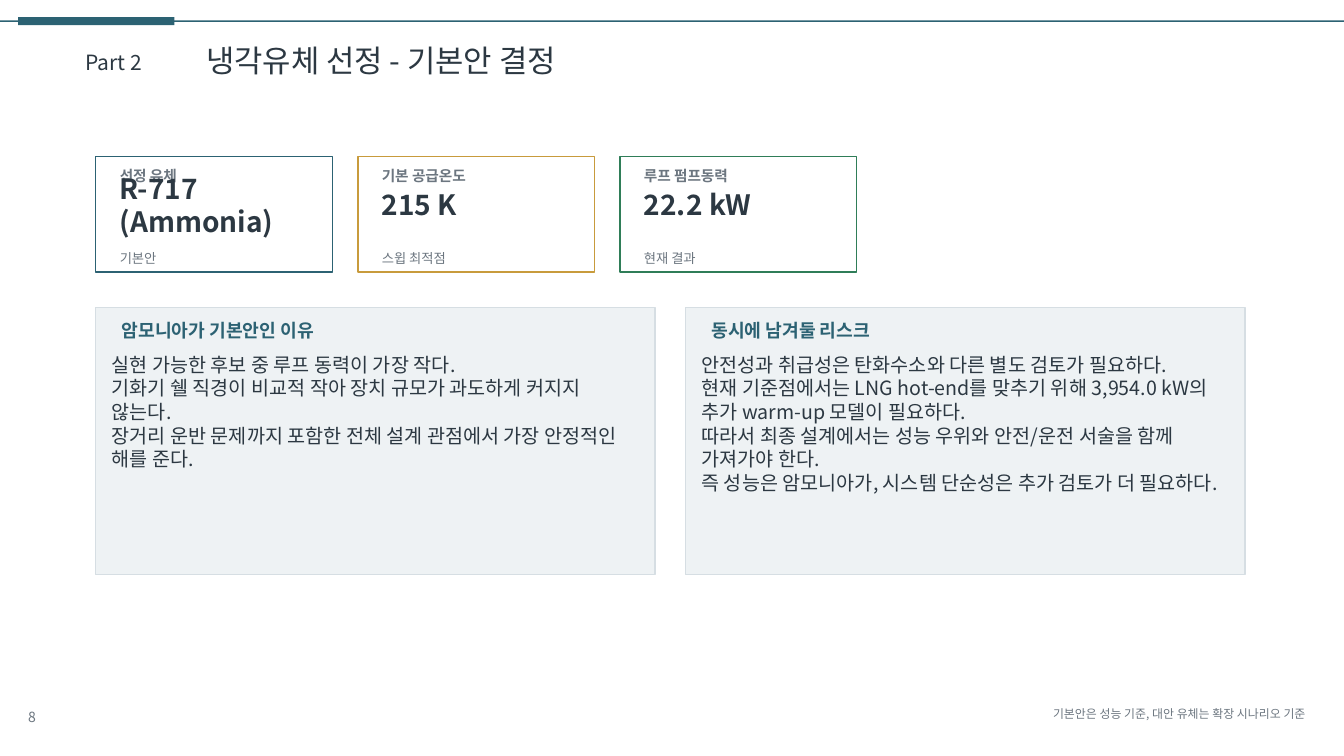
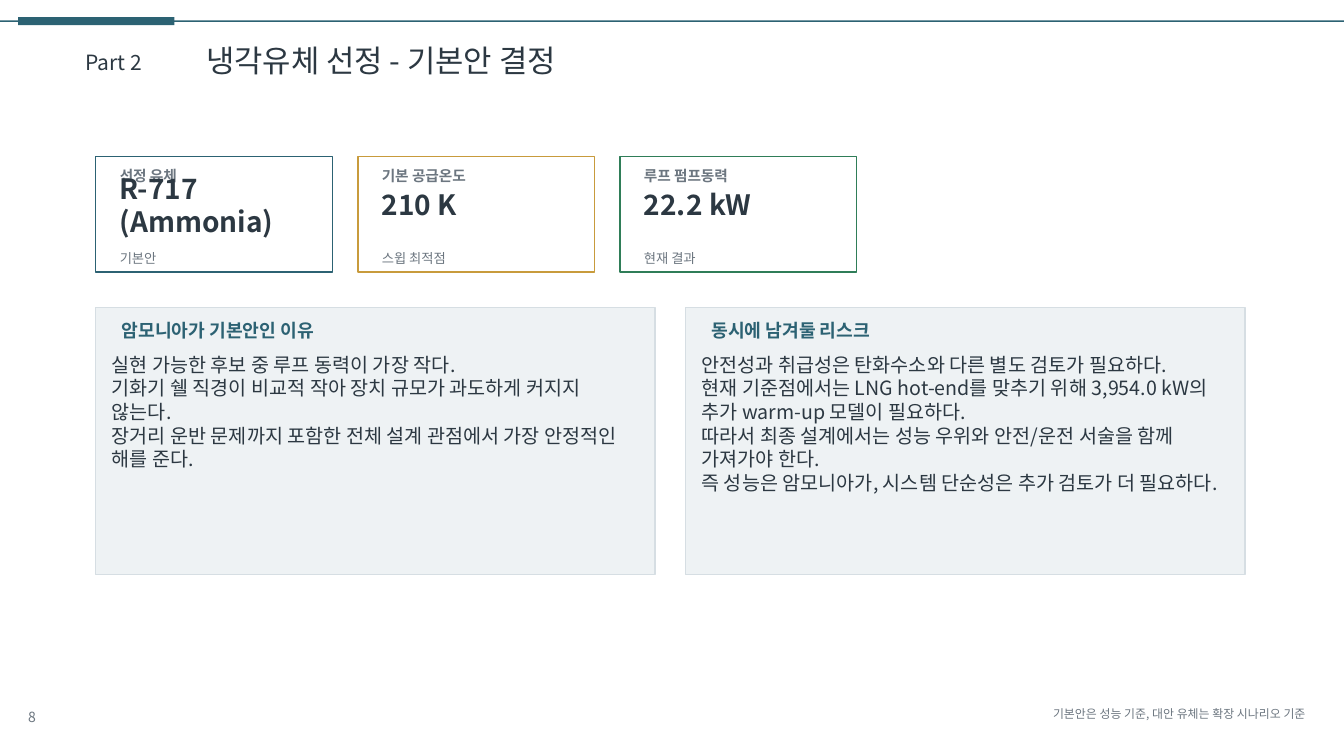
Before and after one commit to CuriousN006/lng-idc-design-study, a slide deck: slide 8 of deliverables/presentation_draft.pptx. Drawn at 1344x756 pixels with LibreOffice and Linux fonts; fonts in the diff are those of the drawing. Boxes give left, top, right and bottom in pixels: in the first picture for what was removed or moved away, otherwise in the second. Text is boxed around its words. In the diff, an @@ line names an element or a change of style, - is before the commit and + after.

```diff
--- a/deliverables/presentation_draft.pptx
+++ b/deliverables/presentation_draft.pptx
@@ text at (x1=382, y1=194, x2=457, y2=216): text changed @@
-215 K
+210 K
```
Also in this commit, not shown: 1 other slide changed, 10 other files.
